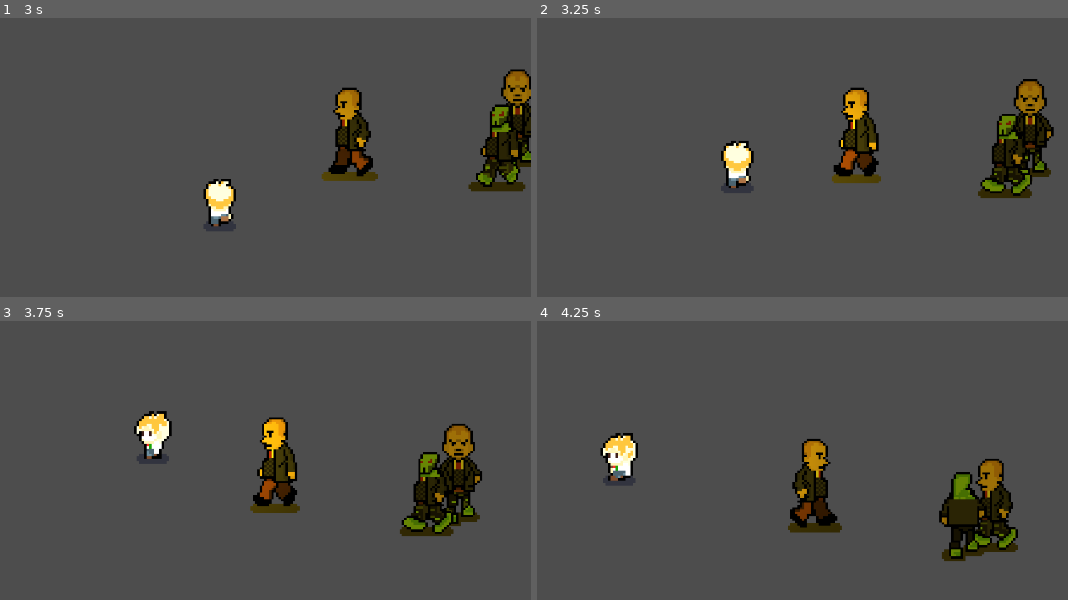
Above: before the commit, frames 1-4 (two rows, left to right).
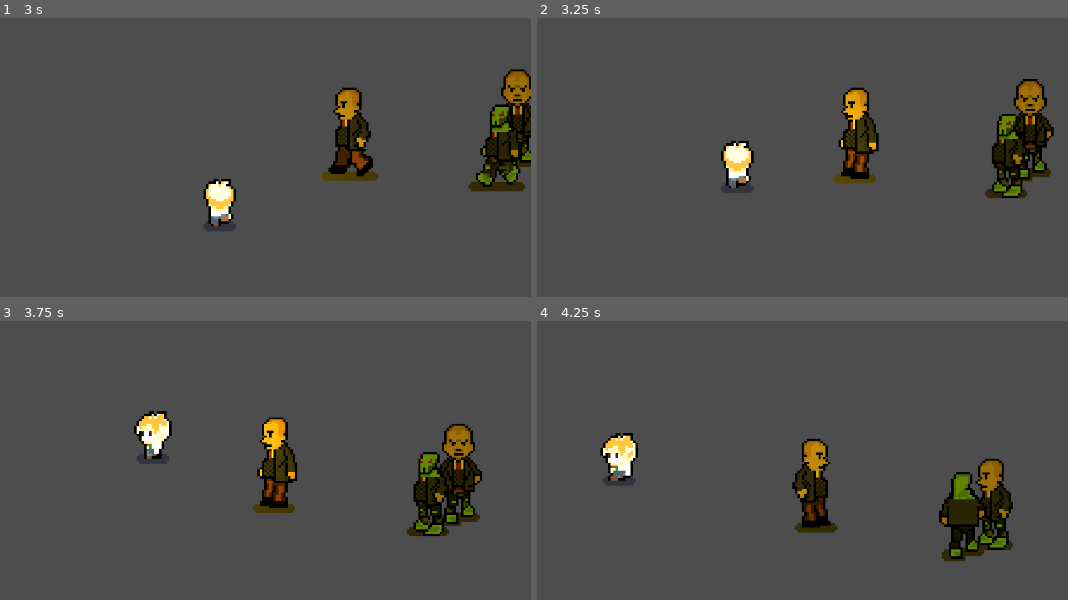
Above: after the commit, the same moments.

Repository: Davi-info/institute-of-evil---game
Game: Godot game, scene res://levels/test_level.tscn
Two runs of this game, one before a commit and one after it. Both use one fixed random seed, a clock stepped at 60 frames per second and the inputs below. This scene is started directly instead of the project's main scene.
Inputs (mouse positions are in pixels of both pictures, inside the frame that each line leads up to):
- Up to frame 1 (3 s): move the mouse to (307, 188) at 0.52 s; hold D (move_right) 0.53-1.28 s; move the mouse to (outside the picture) at 1.27 s; hold S (move_down) 1.28-2.03 s; move the mouse to (212, 112) at 2.02 s; hold D (move_right) 2.03-2.78 s; move the mouse to (outside the picture) at 2.77 s; hold W (move_up) from 2.78 s (still down)
- Up to frame 2 (3.25 s): keep holding W (move_up)
- Up to frame 3 (3.75 s): move the mouse to (371, 583) at 3.52 s; release W (move_up) at 3.53 s; hold A (move_left) from 3.53 s (still down)
- Up to frame 4 (4.25 s): keep holding A (move_left)

Frame 1 is identical in both runs. In frame 2, 1.1% of the frame differs, in the area x 55-94%, y 47-65%; in frame 3, 1.1%; in frame 4, 1.1%, in the area x 47-91%, y 64-83%.

Commit message:
Melhoria dos assets dos inimigos

Diff:
--- a/characters/scenes/inimigo_fase1.tscn
+++ b/characters/scenes/inimigo_fase1.tscn
@@ -1,7 +1,7 @@
 [gd_scene load_steps=26 format=3 uid="uid://b4u5o5lvnewvv"]
 
 [ext_resource type="Script" uid="uid://h3rdgy7mdtdv" path="res://characters/scripts/inimigo.gd" id="1_d7ogv"]
-[ext_resource type="Texture2D" uid="uid://xi4kllcuhnik" path="res://characters/assets/Inspetor fase1 Sheet.png" id="2_d7ogv"]
+[ext_resource type="Texture2D" uid="uid://bkg8c1783mr1g" path="res://characters/assets/Inspetor fase1 TESTE.png" id="2_r30i3"]
 
 [sub_resource type="Animation" id="Animation_rrcal"]
 length = 0.001
@@ -297,7 +297,7 @@
 modulate = Color(1, 0.772549, 0.0470588, 1)
 self_modulate = Color(0.658824, 0.741176, 1, 1)
 scale = Vector2(0.941693, 0.911394)
-texture = ExtResource("2_d7ogv")
+texture = ExtResource("2_r30i3")
 hframes = 6
 vframes = 8
 
--- a/characters/scenes/inimigo_fase2.tscn
+++ b/characters/scenes/inimigo_fase2.tscn
@@ -1,7 +1,7 @@
 [gd_scene load_steps=26 format=3 uid="uid://csk08sfgmcwkv"]
 
 [ext_resource type="Script" uid="uid://h3rdgy7mdtdv" path="res://characters/scripts/inimigo.gd" id="1_dqejm"]
-[ext_resource type="Texture2D" uid="uid://cduyggm4ybj6h" path="res://characters/assets/Inspetor fase2.png" id="2_dqejm"]
+[ext_resource type="Texture2D" uid="uid://3ygtbyoys3va" path="res://characters/scenes/Inspetor faseTESTE2.png" id="2_dqejm"]
 
 [sub_resource type="Animation" id="Animation_rrcal"]
 length = 0.001
--- a/characters/scenes/inimigo_fase3.tscn
+++ b/characters/scenes/inimigo_fase3.tscn
@@ -1,7 +1,7 @@
 [gd_scene load_steps=26 format=3 uid="uid://bgu3o0w1uy741"]
 
 [ext_resource type="Script" uid="uid://h3rdgy7mdtdv" path="res://characters/scripts/inimigo.gd" id="1_nwcns"]
-[ext_resource type="Texture2D" uid="uid://cihjw3kvnjvg5" path="res://characters/assets/Inspetor fase3.png" id="2_nwcns"]
+[ext_resource type="Texture2D" uid="uid://5ssiiwsdapm2" path="res://characters/scenes/Inspetor faseTESTE3.png" id="2_nwcns"]
 
 [sub_resource type="Animation" id="Animation_rrcal"]
 length = 0.001
--- a/characters/scenes/inimigo_fase4.tscn
+++ b/characters/scenes/inimigo_fase4.tscn
@@ -1,7 +1,7 @@
 [gd_scene load_steps=26 format=3 uid="uid://duudhlwgmypxy"]
 
 [ext_resource type="Script" uid="uid://h3rdgy7mdtdv" path="res://characters/scripts/inimigo.gd" id="1_ayhmu"]
-[ext_resource type="Texture2D" uid="uid://pdu72og4gdkq" path="res://characters/assets/Inspetor fase4.png" id="2_ayhmu"]
+[ext_resource type="Texture2D" uid="uid://cjy0mf56vada7" path="res://characters/scenes/Inspetor faseTESTE4.png" id="2_ayhmu"]
 
 [sub_resource type="Animation" id="Animation_rrcal"]
 length = 0.001
--- a/interface/default_btn.tres
+++ b/interface/default_btn.tres
@@ -20,6 +20,7 @@
 /styles/hover = SubResource("StyleBoxFlat_i5udr")
 /styles/normal = SubResource("StyleBoxFlat_bjm56")
 Button/colors/font_color = Color(1, 1, 1, 1)
+Button/colors/font_hover_color = Color(1, 1, 0, 1)
 Button/fonts/font = ExtResource("1_0c3la")
 Button/styles/hover = SubResource("StyleBoxFlat_i2iwl")
 Button/styles/normal = SubResource("StyleBoxFlat_7p3jo")
Binary file added: characters/assets/Inspetor fase1 TESTE.png
Not shown, added: characters/assets/Inspetor fase1 TESTE.png.import
Binary file added: characters/scenes/Inspetor faseTESTE2.png
Not shown, added: characters/scenes/Inspetor faseTESTE2.png.import
Binary file added: characters/scenes/Inspetor faseTESTE3.png
Not shown, added: characters/scenes/Inspetor faseTESTE3.png.import
Binary file added: characters/scenes/Inspetor faseTESTE4.png
Not shown, added: characters/scenes/Inspetor faseTESTE4.png.import
